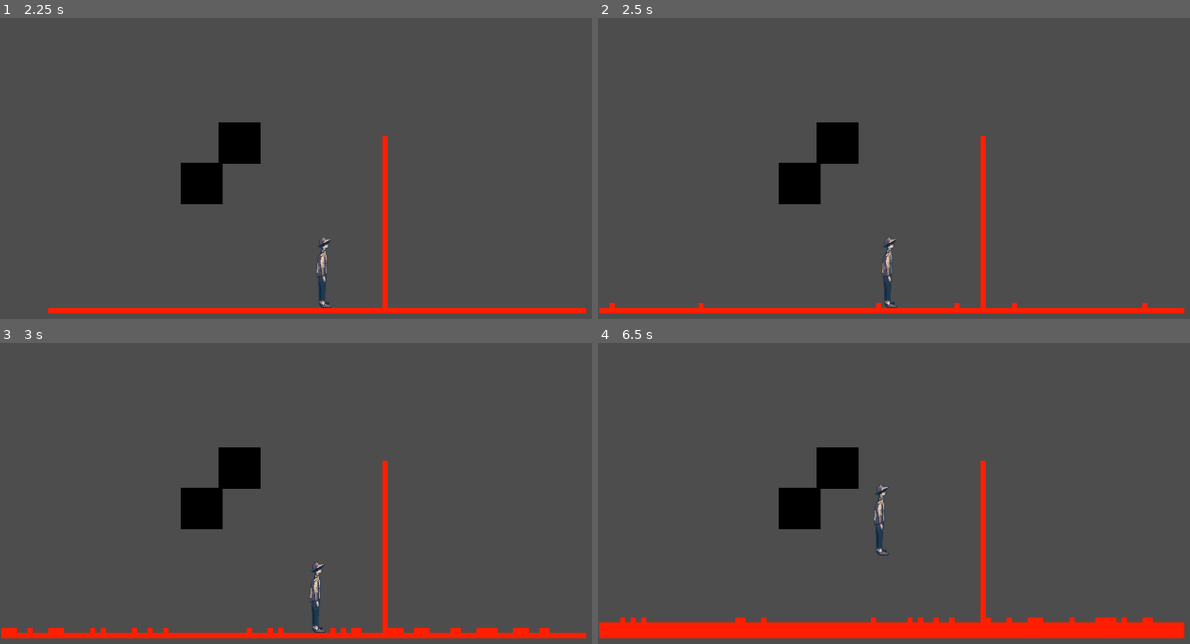
Above: before the commit, frames 1-4 (two rows, left to right).
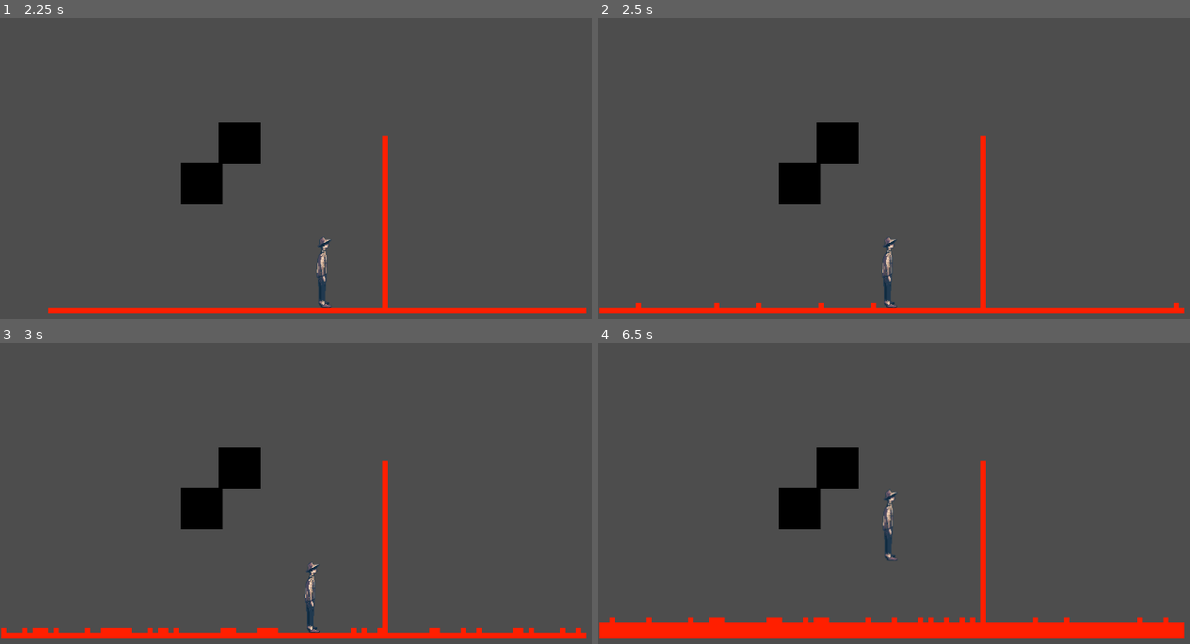
Above: after the commit, the same moments.

Repository: hellomynameisren/ludumdare
Game: Godot game, scene res://liquid/play_area.tscn
The game is run twice, just before and just after one commit, with the same random seed, the same clock (stepped at 60 frames per second) and the same inputs. The project has no main scene, so this scene is started directly.
Inputs:
- Up to frame 1 (2.25 s): hold Right (ui_right) 0.53-2.03 s; tap Up (ui_up) at 0.77, 1.52 s; hold Left (ui_left) from 2.03 s (still down)
- Up to frame 2 (2.5 s): keep holding Left (ui_left)
- Up to frame 3 (3 s): release Left (ui_left) at 2.78 s; hold Right (ui_right) from 2.78 s (still down)
- Up to frame 4 (6.5 s): tap Up (ui_up) at 3.02, 3.77, 4.52, 6.02 s; release Right (ui_right) at 4.28 s; hold Left (ui_left) 4.28-5.03 s; tap Enter at 5 s; hold Right (ui_right) 5.03-5.78 s; hold Left (ui_left) from 5.78 s (still down)

Frame 1 is identical in both runs. In frame 2, 0.2% of the frame differs, in the area x 1-99%, y 94-97%; in frame 3, 1.3%, in the area x 1-99%, y 72-97%; in frame 4, 1.2%.

Commit message:
exhausted optimization

Diff:
--- a/liquid/lava_block.gd
+++ b/liquid/lava_block.gd
@@ -2,13 +2,69 @@
 
 class_name lava_block
 
-
+var world: Node2D
+var lava_width = 8
+var exhausted = false
 
 # Called when the node enters the scene tree for the first time.
 func _ready():
-	pass # Replace with function body.
+	world = get_parent()
 
 
 # Called every frame. 'delta' is the elapsed time since the previous frame.
 func _process(delta):
 	pass
+
+func get_valid_lava_neighbors() -> Array:
+	if exhausted:
+		return []
+	var potential_positions = []
+	for offset in [Vector2(0, 1), Vector2(1, 0), Vector2(0, -1), Vector2(-1, 0)]:
+		var check_position = self.global_position + lava_width * offset
+		if _is_valid_lava_position(check_position):
+			potential_positions.append(check_position)
+	if not potential_positions:
+		exhausted = true
+	return potential_positions
+
+func _is_valid_lava_position(position: Vector2) -> bool:
+
+	# Convert the vector to a string to use it as a key in the dictionary
+	# var key = str(position)
+
+	# Check if the result is cached
+	# if validity_cache.has(key):
+	# 	return validity_cache[key]
+
+	var res
+
+	var lava_shape = RectangleShape2D.new()
+	lava_shape.extents = Vector2(lava_width / 2 * 0.999, lava_width / 2 * 0.999)  # half extents
+
+	# Check if position is within the world's bounds
+	var top_left = Vector2.ZERO
+	var bottom_right = world.get_node("BottomRight").global_position
+	var world_bounds = Rect2(top_left, bottom_right - top_left)
+
+	# Check if the entire lava block would be inside the world bounds
+	var lava_rect = Rect2(position - lava_shape.extents, lava_shape.extents * 2)
+	if not world_bounds.encloses(lava_rect):
+		res = false
+	else:
+		var space_state = PhysicsServer2D.space_get_direct_state(world.get_world_2d().space)
+
+		# Set up the shape query
+		var query_parameters = PhysicsShapeQueryParameters2D.new()
+		query_parameters.shape = lava_shape
+		query_parameters.transform = Transform2D(0, position)
+		query_parameters.exclude = [self]
+
+		var collisions = space_state.intersect_shape(query_parameters)
+
+		if collisions and collisions.size() > 0:
+			res = false  # There's something at this position
+		else:
+			res = true
+	# Cache the result
+	# validity_cache[key] = res
+	return res
--- a/liquid/lava_spawner.gd
+++ b/liquid/lava_spawner.gd
@@ -36,10 +36,8 @@
 	for child in world.get_children():
 		# Check if the child is a lava node, adjust this based on your setup
 		if child is lava_block:  # Or "child is Lava" if Lava is a script type
-			for offset in [Vector2(0, 1), Vector2(1, 0), Vector2(0, -1), Vector2(-1, 0)]:
-				var check_position = child.global_position + lava_width * offset
-				if _is_valid_lava_position(check_position):
-					potential_positions.append(check_position)
+			for pos in child.get_valid_lava_neighbors():
+				potential_positions.append(pos)
 
 
 	if potential_positions:
@@ -62,7 +60,20 @@
 	lava_instance.global_position = position
 	world.add_child(lava_instance)
 
+# A dictionary to store the validity of positions
+var validity_cache = {}
+
+
 func _is_valid_lava_position(position: Vector2) -> bool:
+
+	# Convert the vector to a string to use it as a key in the dictionary
+	# var key = str(position)
+
+	# Check if the result is cached
+	# if validity_cache.has(key):
+	# 	return validity_cache[key]
+
+	var res
 
 	var lava_shape = RectangleShape2D.new()
 	lava_shape.extents = Vector2(lava_width / 2 * 0.999, lava_width / 2 * 0.999)  # half extents
@@ -75,23 +86,25 @@
 	# Check if the entire lava block would be inside the world bounds
 	var lava_rect = Rect2(position - lava_shape.extents, lava_shape.extents * 2)
 	if not world_bounds.encloses(lava_rect):
-		return false
+		res = false
+	else:
+		var space_state = PhysicsServer2D.space_get_direct_state(world.get_world_2d().space)
 
-	var space_state = PhysicsServer2D.space_get_direct_state(world.get_world_2d().space)
+		# Set up the shape query
+		var query_parameters = PhysicsShapeQueryParameters2D.new()
+		query_parameters.shape = lava_shape
+		query_parameters.transform = Transform2D(0, position)
+		query_parameters.exclude = [self]
 
-	# Set up the shape query
-	var query_parameters = PhysicsShapeQueryParameters2D.new()
-	query_parameters.shape = lava_shape
-	query_parameters.transform = Transform2D(0, position)
-	query_parameters.exclude = [self]
+		var collisions = space_state.intersect_shape(query_parameters)
 
-	var collisions = space_state.intersect_shape(query_parameters)
-
-	if collisions and collisions.size() > 0:
-		return false  # There's something at this position
-
-	# No collisions, the position is valid
-	return true
+		if collisions and collisions.size() > 0:
+			res = false  # There's something at this position
+		else:
+			res = true
+	# Cache the result
+	# validity_cache[key] = res
+	return res
 
 
 func _on_timer_timeout():
